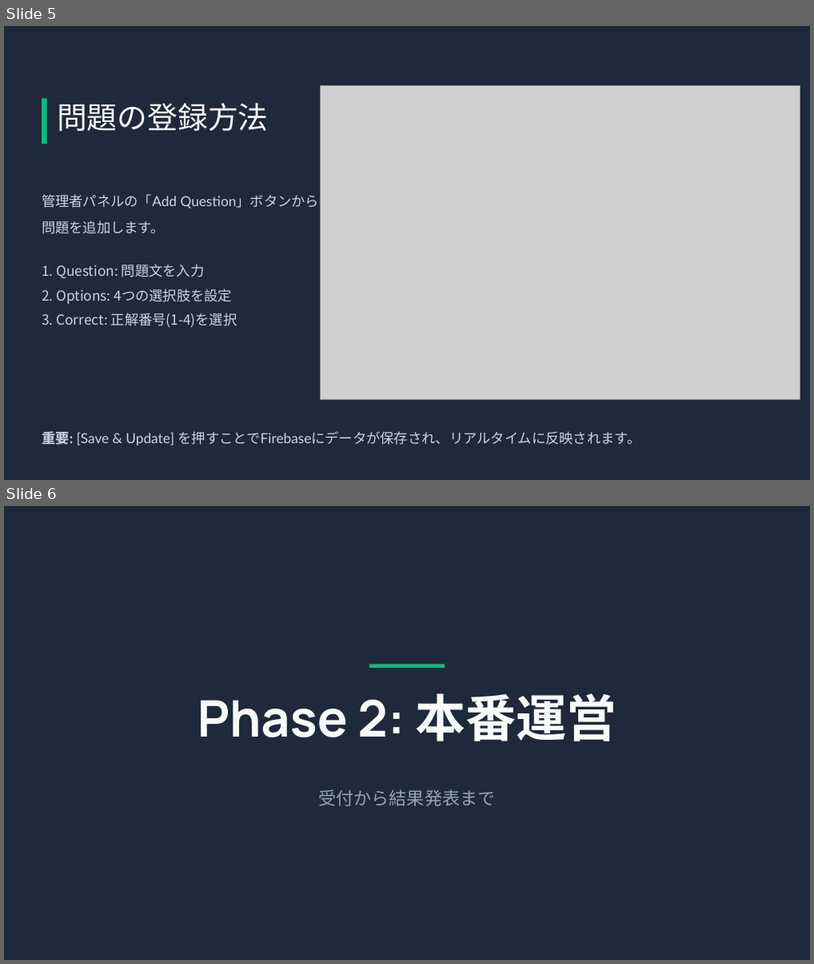
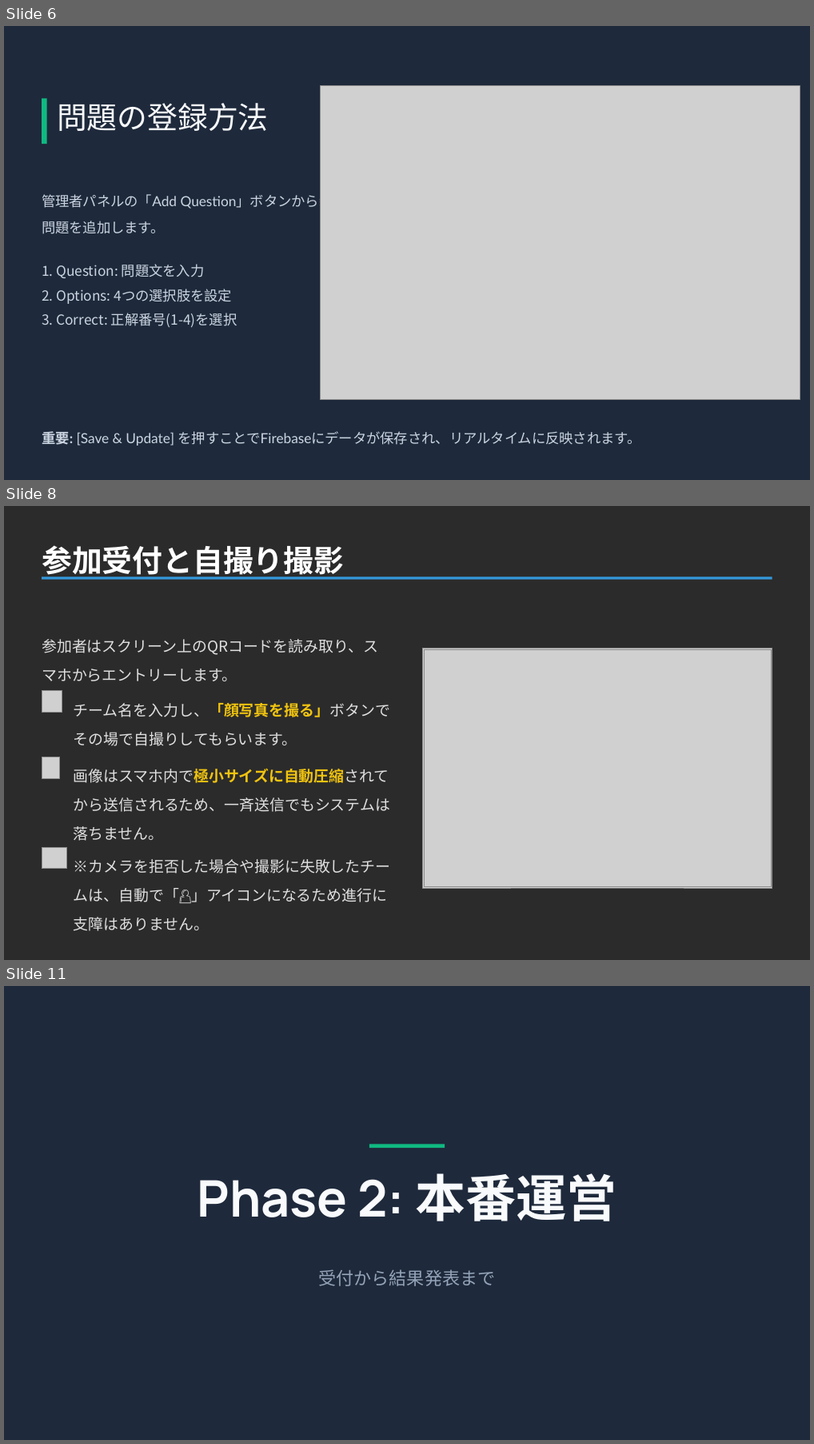
Before and after one commit to h-sakamoto-tech/quiz-app, a slide deck: Manual.pptx. Shown one above the other, each under a label of ours: slides 5 and 6 before the commit, slides 6, 8 and 11 after it; the slides between them are not shown. The pictures are 814x964 and 814x1444 pixels, drawn with LibreOffice and Linux fonts; fonts in the diff are those of the drawing; grey boxes stand for pictures; background and template pictures are left out; a plain dark background stands for a picture behind light text. Boxes give left, top, right and bottom in pixels: in the first picture for what was removed or moved away, otherwise in the second. Text is boxed around its words. In the diff, an @@ line names an element or a change of style, - is before the commit and + after.

```diff
--- a/Manual.pptx
+++ b/Manual.pptx
@@ slide 8 added at box(4, 506, 810, 960), background picture (left out) @@
@@ text added at box(42, 545, 344, 580), 36 pt, text #FFFFFF, bold @@
+参加受付と自撮り撮影
@@ rectangle added at box(42, 576, 772, 579), fill #3498DB @@
@@ text added at box(42, 639, 378, 681), 18 pt, text #E0E0E0 @@
+参加者はスクリーン上のQRコードを読み取り、スマホからエントリーします。
@@ picture added at box(423, 648, 773, 888) @@
@@ picture added at box(425, 649, 772, 887) @@
@@ picture added at box(42, 691, 62, 712) @@
@@ text added at box(74, 703, 390, 746), 18 pt, text #E0E0E0 @@
+チーム名を入力し、「顔写真を撮る」ボタンでその場で自撮りしてもらいます。
@@ picture added at box(42, 756, 59, 778) @@
@@ text added at box(74, 768, 390, 840), 18 pt, text #E0E0E0 @@
+画像はスマホ内で極小サイズに自動圧縮されてから送信されるため、一斉送信でもシステムは落ちません。
@@ picture added at box(42, 847, 67, 868) @@
@@ text added at box(74, 859, 391, 931), 18 pt, text #E0E0E0 @@
+※カメラを拒否した場合や撮影に失敗したチームは、自動で「👤」アイコンになるため進行に支障はありません。
@@ what was slide 5 is now slide 6 @@
@@ what was slide 6 is now slide 11 @@
```
Also in this commit, not shown: 7 other slides added.
